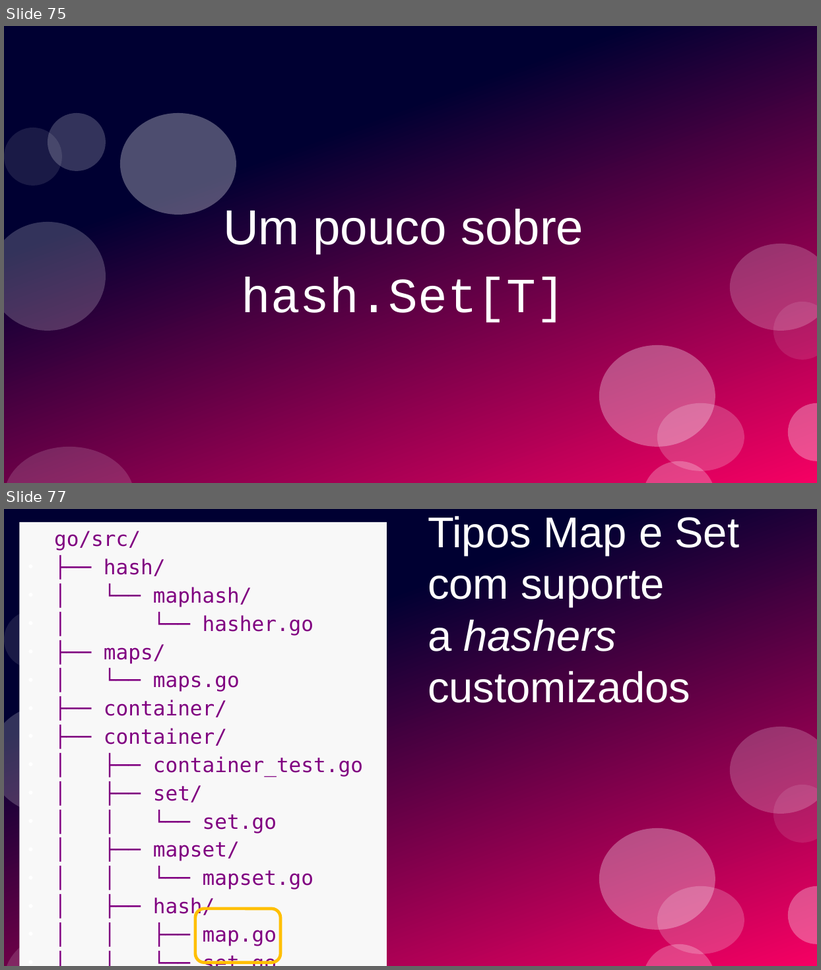
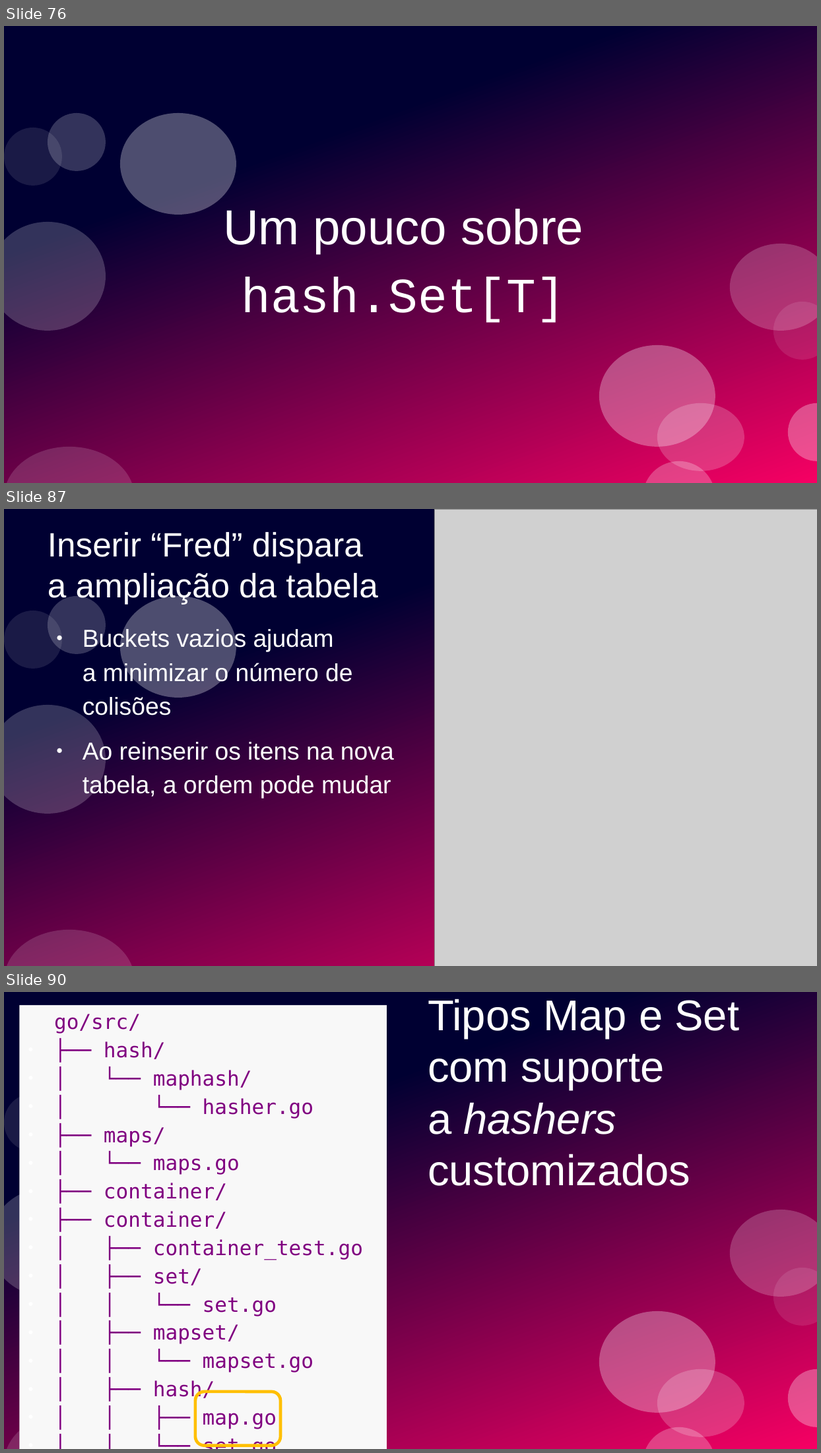
Before and after one commit to ramalho/sets-in-go, a slide deck: conj-em-go1_28.odp. Shown one above the other, each under a label of ours: slides 75 and 77 before the commit, slides 76, 87 and 90 after it; the slides between them are not shown. The pictures are 821x970 and 821x1453 pixels, drawn with LibreOffice and Linux fonts; fonts in the diff are those of the drawing; grey boxes stand for pictures. Boxes give left, top, right and bottom in pixels: in the first picture for what was removed or moved away, otherwise in the second. Text is boxed around its words. In the diff, an @@ line names an element or a change of style, - is before the commit and + after.

```diff
--- a/conj-em-go1_28.odp
+++ b/conj-em-go1_28.odp
@@ slide 87 added at <box>4,509,817,966</box>, background #FFFFFF; not listed: 10 template elements that a slide beside it also shows @@
@@ picture added at <box>435,510,817,966</box> @@
@@ title added at <box>48,532,378,604</box>, 33 pt, text #FFFFFF @@
+Inserir “Fred” dispara
+a ampliação da tabela
@@ text added at <box>83,628,394,799</box>, 24 pt, text #FFFFFF @@
+● Buckets vazios ajudam
+  a minimizar o número de colisões
+● Ao reinserir os itens na nova tabela, a ordem pode mudar
@@ what was slide 75 is now slide 76 @@
@@ what was slide 77 is now slide 90 @@
```
Also in this commit, not shown: 15 slides changed, 12 other slides added, 2 other files.
